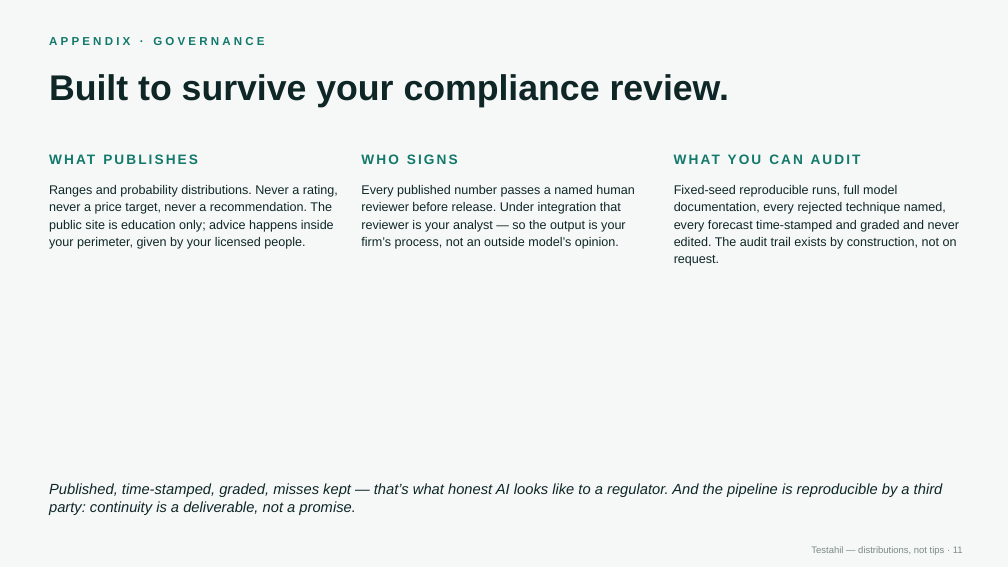
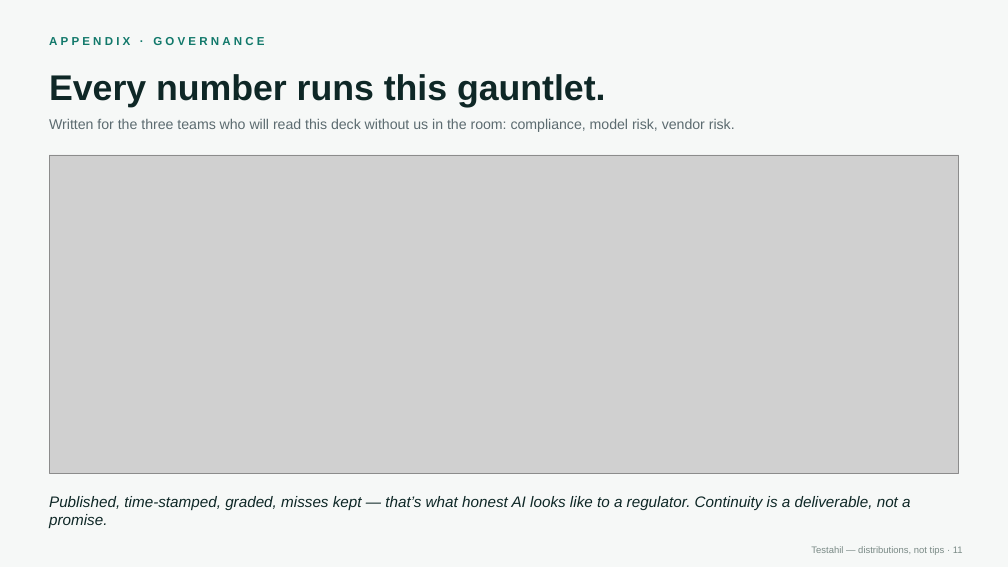
Before and after one commit to sherifomarsaleh/testahil, a slide deck: slide 11 of docs/partnership/Testahil_partnership_18_August_2026.pptx. Drawn at 1008x567 pixels with LibreOffice and Linux fonts; fonts in the diff are those of the drawing; grey boxes stand for pictures. Boxes give left, top, right and bottom in pixels: in the first picture for what was removed or moved away, otherwise in the second. Text is boxed around its words. In the diff, an @@ line names an element or a change of style, - is before the commit and + after.

```diff
--- a/docs/partnership/Testahil_partnership_18_August_2026.pptx
+++ b/docs/partnership/Testahil_partnership_18_August_2026.pptx
@@ text at box(49, 74, 605, 107): text changed @@
-Built to survive your compliance review.
+Every number runs this gauntlet.
@@ text added at box(49, 118, 735, 132), 13.5 pt, text #5C6B70 @@
+Written for the three teams who will read this deck without us in the room: compliance, model risk, vendor risk.
@@ text removed at box(49, 147, 337, 172) @@
-WHAT PUBLISHES
@@ text removed at box(674, 147, 961, 172) @@
-WHAT YOU CAN AUDIT
@@ picture added at box(49, 155, 959, 473) @@
@@ text removed at box(361, 154, 458, 164) @@
-WHO SIGNS
@@ text removed at box(49, 185, 338, 249) @@
-Ranges and probability distributions. Never a rating, never a price target, never a recommendation. The public site is education only; advice happens inside your perimeter, given by your licensed people.
@@ text removed at box(361, 185, 634, 249) @@
-Every published number passes a named human reviewer before release. Under integration that reviewer is your analyst — so the output is your firm’s process, not an outside model’s opinion.
@@ text removed at box(674, 185, 959, 266) @@
-Fixed-seed reproducible runs, full model documentation, every rejected technique named, every forecast time-stamped and graded and never edited. The audit trail exists by construction, not on request.
@@ text at box(49, 496, 910, 528): text changed; size 14 to 14.5 pt @@
-Published, time-stamped, graded, misses kept — that’s what honest AI looks like to a regulator. And the pipeline is reproducible by a third party: continuity is a deliverable, not a promise.
+Published, time-stamped, graded, misses kept — that’s what honest AI looks like to a regulator. Continuity is a deliverable, not a promise.
@@ text "Published, time-stamped, graded, misses kept ..." at box(49, 496, 910, 528): vertical alignment top to middle @@
```
Also in this commit, not shown: 5 other slides changed.
